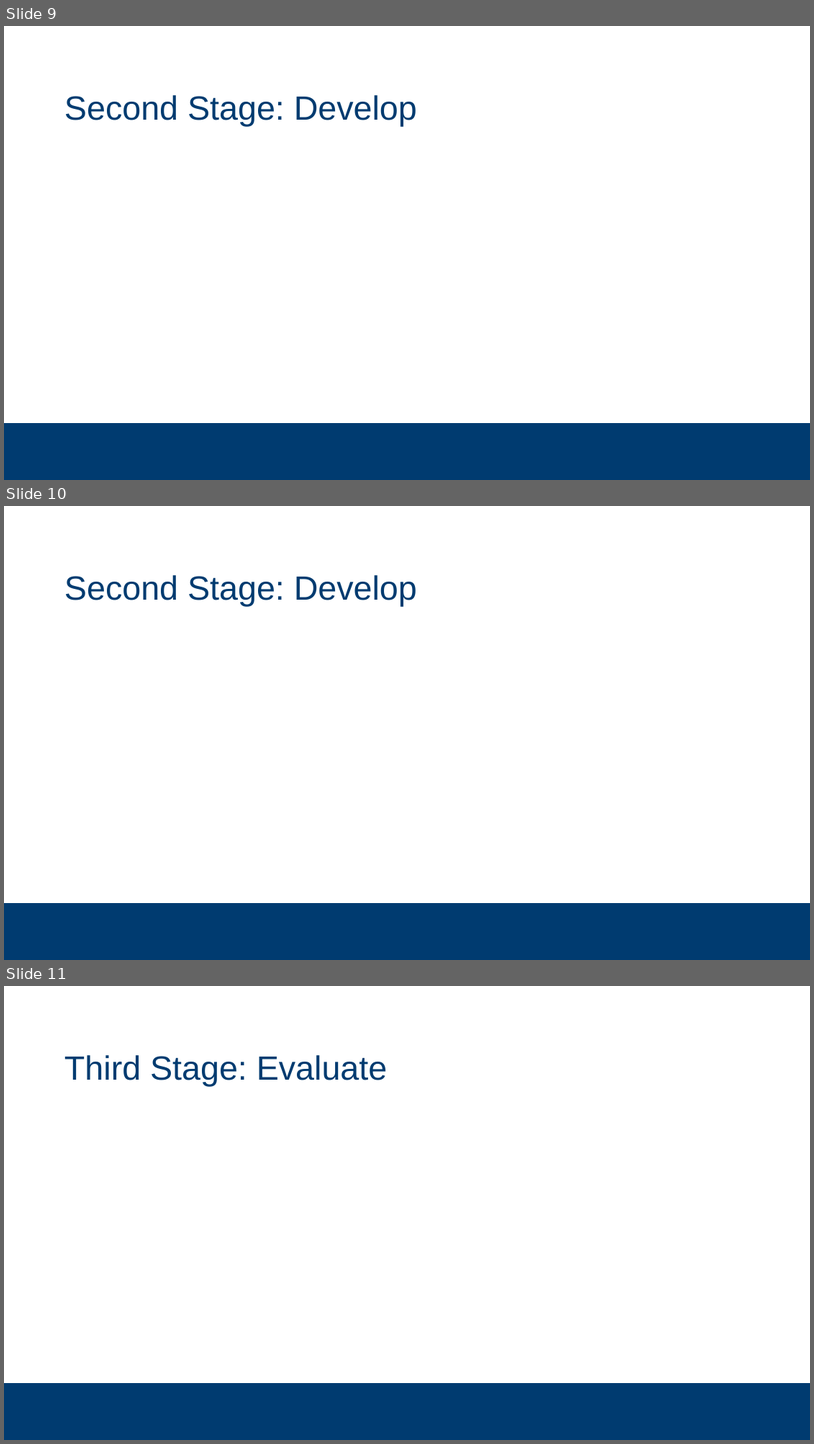
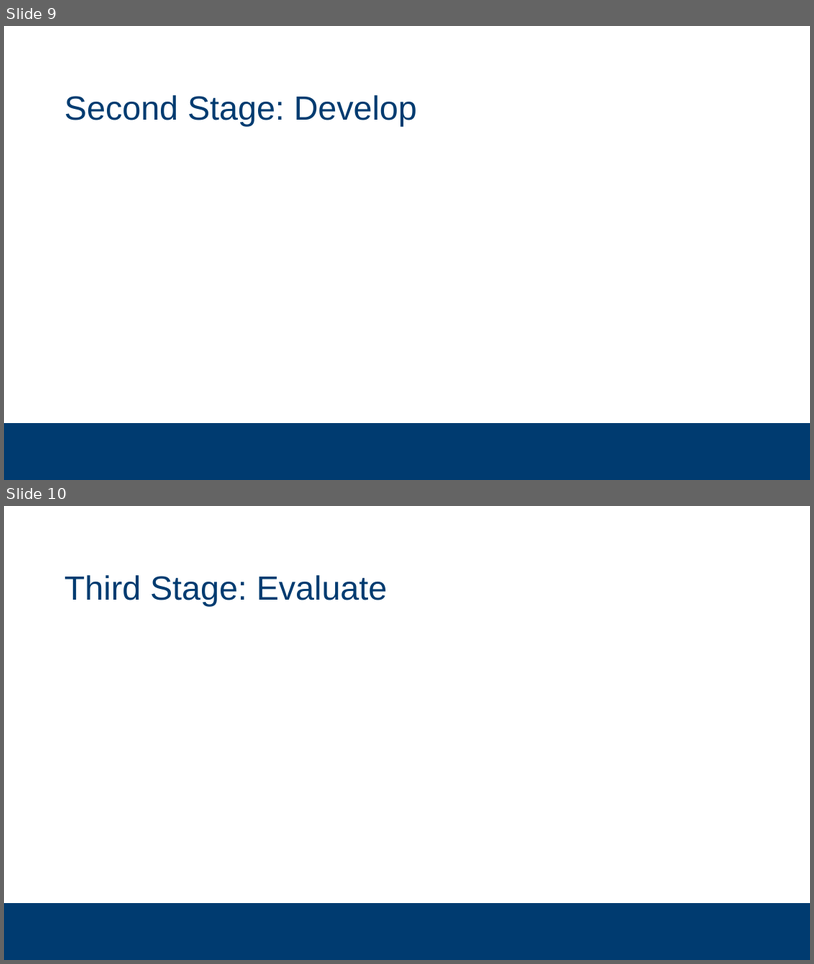
Before and after one commit to subsystem3/project, a slide deck: Final-Project-Team-2.pptx. Shown one above the other, each under a label of ours: slides 9, 10 and 11 before the commit, slides 9 and 10 after it. The pictures are 814x1444 and 814x964 pixels, drawn with LibreOffice and Linux fonts; fonts in the diff are those of the drawing; background and template pictures are left out. Boxes give left, top, right and bottom in pixels: in the first picture for what was removed or moved away, otherwise in the second. Text is boxed around its words. In the diff, an @@ line names an element or a change of style, - is before the commit and + after.

```diff
--- a/Final-Project-Team-2.pptx
+++ b/Final-Project-Team-2.pptx
@@ slide 10 removed at [4,506,810,960], background #FFFFFF; not listed: 1 template element that a slide beside it also shows @@
@@ title removed at [64,575,417,606] @@
-Second Stage: Develop
@@ what was slide 11 is now slide 10 @@
```
Also in this commit, not shown: 2 slides changed, 1 slide added, 37 other files.
